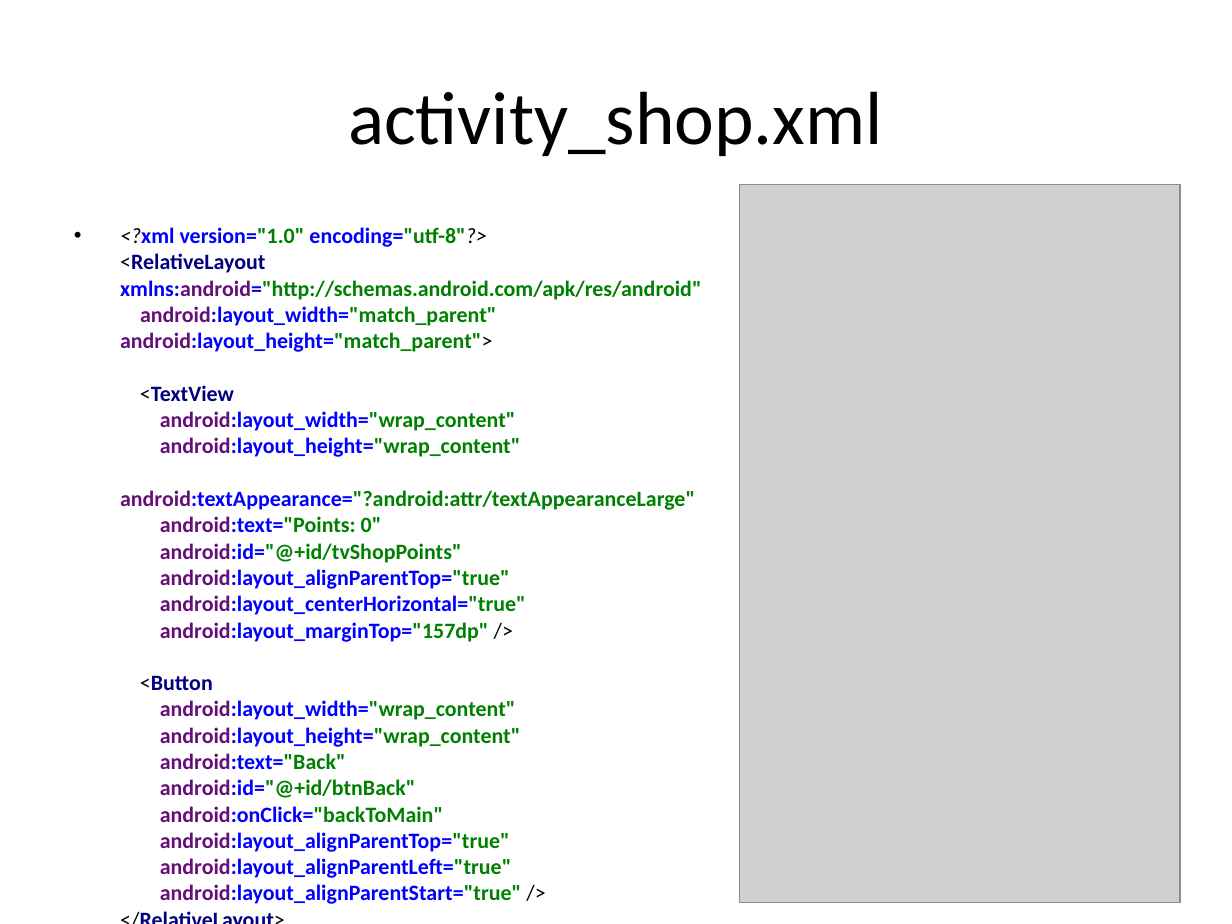
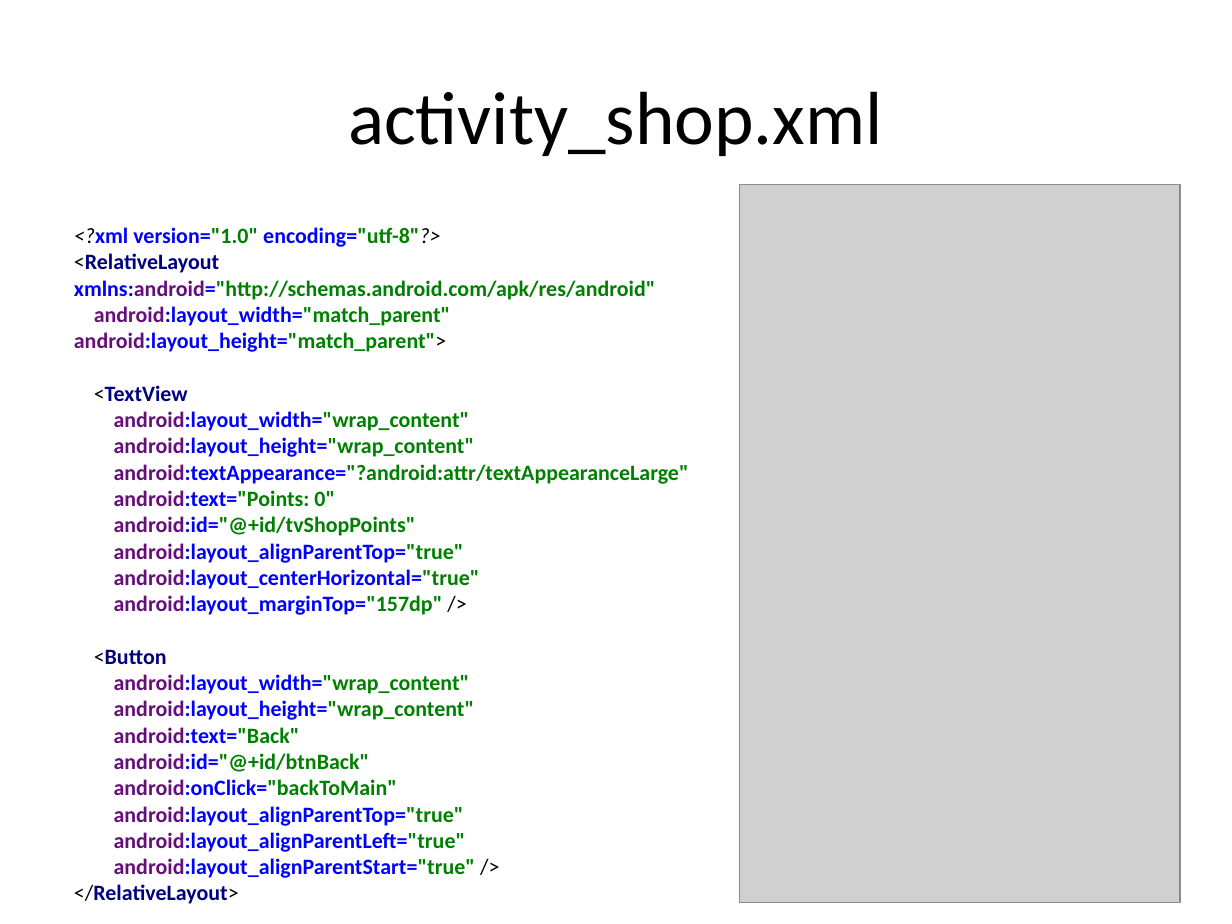
Before and after one commit to chang47/AndroidTutorial, a slide deck: slide 9 of Lesson3 Intent/Android Lesson 3.pptx. Drawn at 1232x924 pixels with LibreOffice and Linux fonts; fonts in the diff are those of the drawing; grey boxes stand for pictures. Boxes give left, top, right and bottom in pixels: in the first picture for what was removed or moved away, otherwise in the second. Text is boxed around its words. In the diff, an @@ line names an element or a change of style, - is before the commit and + after.

```diff
--- a/Lesson3 Intent/Android Lesson 3.pptx
+++ b/Lesson3 Intent/Android Lesson 3.pptx
@@ text "<?xml version="1.0" encoding="utf-8"?> <RelativeLayout xmlns ..." at (74,227,689,904): bullet • to none @@
```
Also in this commit, not shown: 1 other slide changed, 3 slides added, 6 other files.
